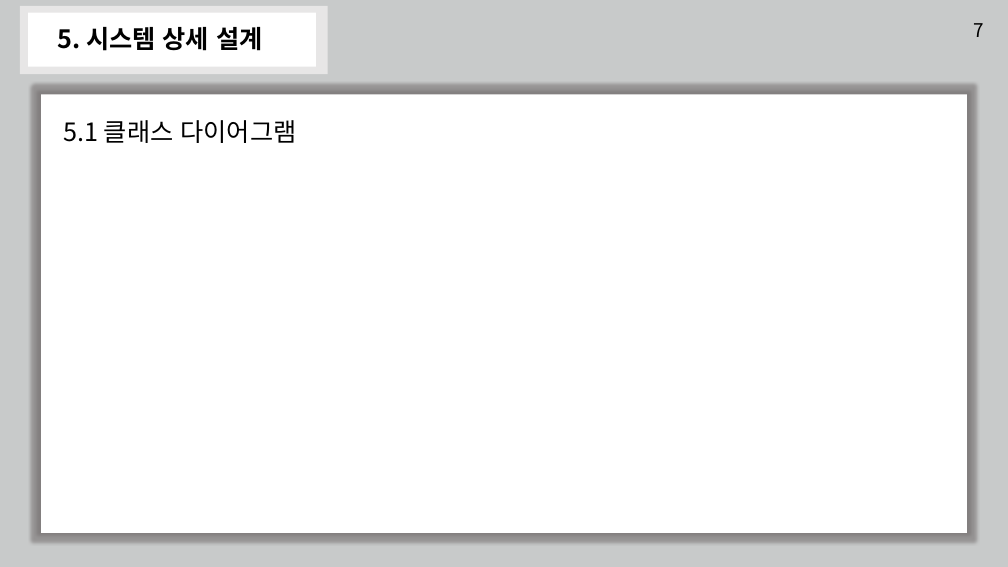
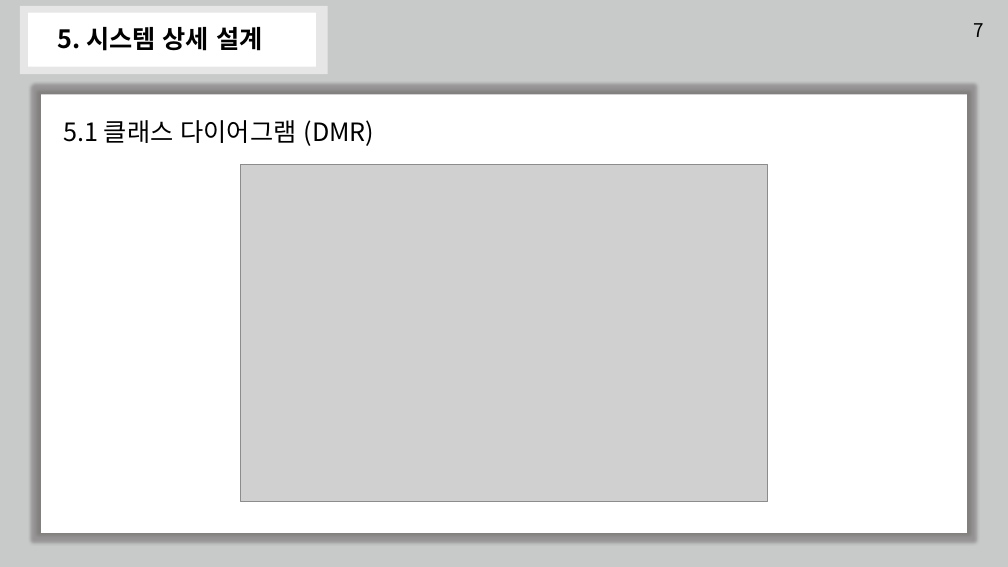
Before and after one commit to TeamGym/CapstonDesign2022-A, a slide deck: slide 15 of Documentation/종합설계_2차_설계서_발표.pptx. Drawn at 1008x567 pixels with LibreOffice and Linux fonts; fonts in the diff are those of the drawing; grey boxes stand for pictures. Boxes give left, top, right and bottom in pixels: in the first picture for what was removed or moved away, otherwise in the second. Text is boxed around its words. In the diff, an @@ line names an element or a change of style, - is before the commit and + after.

```diff
--- a/Documentation/종합설계_2차_설계서_발표.pptx
+++ b/Documentation/종합설계_2차_설계서_발표.pptx
@@ text at (63,120,374,146): text changed @@
-5.1 클래스 다이어그램
+5.1 클래스 다이어그램 (DMR)
@@ picture added at (240,164,768,502) @@
```
Also in this commit, not shown: 3 other slides changed.
